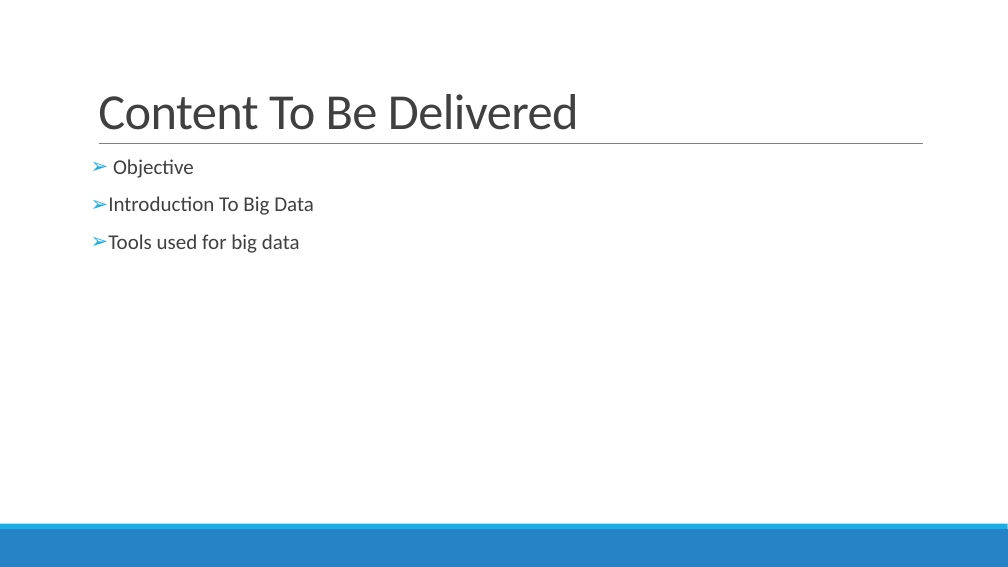
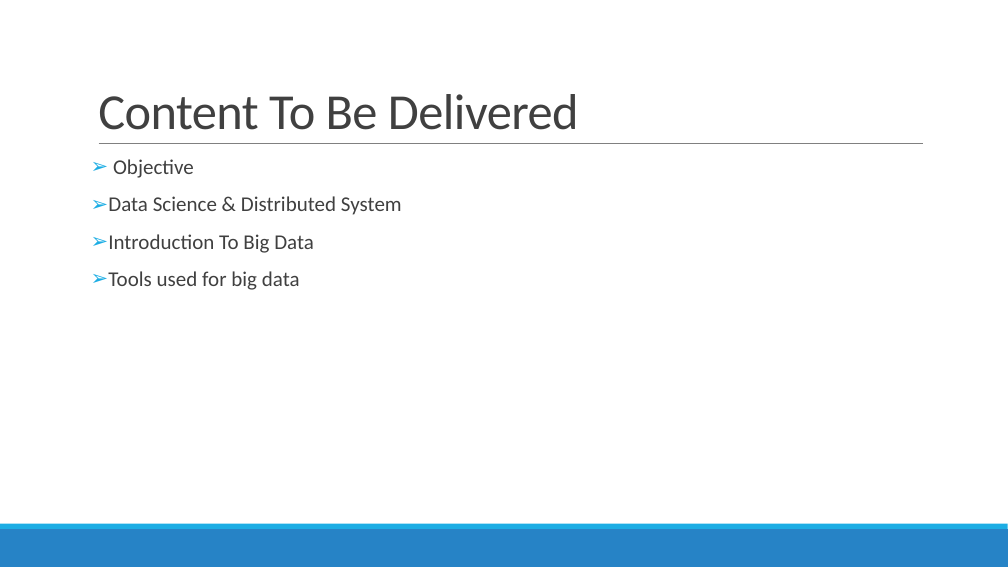
Before and after one commit to DistributedSystems-Fall2018-NEDUET/project-dist_sys, a slide deck: slide 4 of Project Interim Submission/Generic DS Framework.pptx. Drawn at 1008x567 pixels with LibreOffice and Linux fonts; fonts in the diff are those of the drawing. Boxes give left, top, right and bottom in pixels: in the first picture for what was removed or moved away, otherwise in the second. Text is boxed around its words. In the diff, an @@ line names an element or a change of style, - is before the commit and + after.

Commit message:
Data Science & Distributed System Slide Added .... Finalized

```diff
--- a/Project Interim Submission/Generic DS Framework.pptx
+++ b/Project Interim Submission/Generic DS Framework.pptx
@@ text at (108, 196, 402, 215): paragraph added @@
+➢ Data Science & Distributed System
```
Also in this commit, not shown: 1 slide added.
